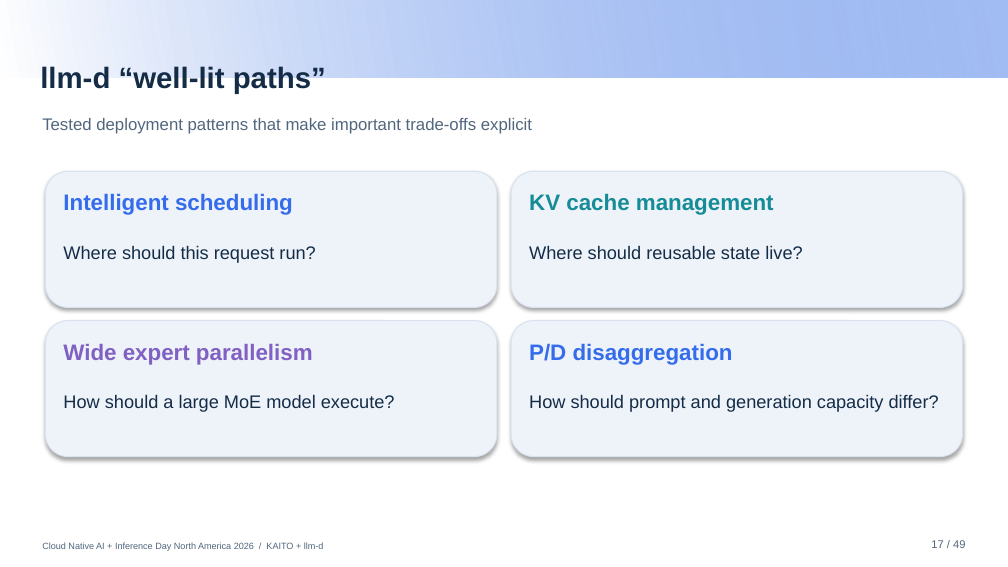
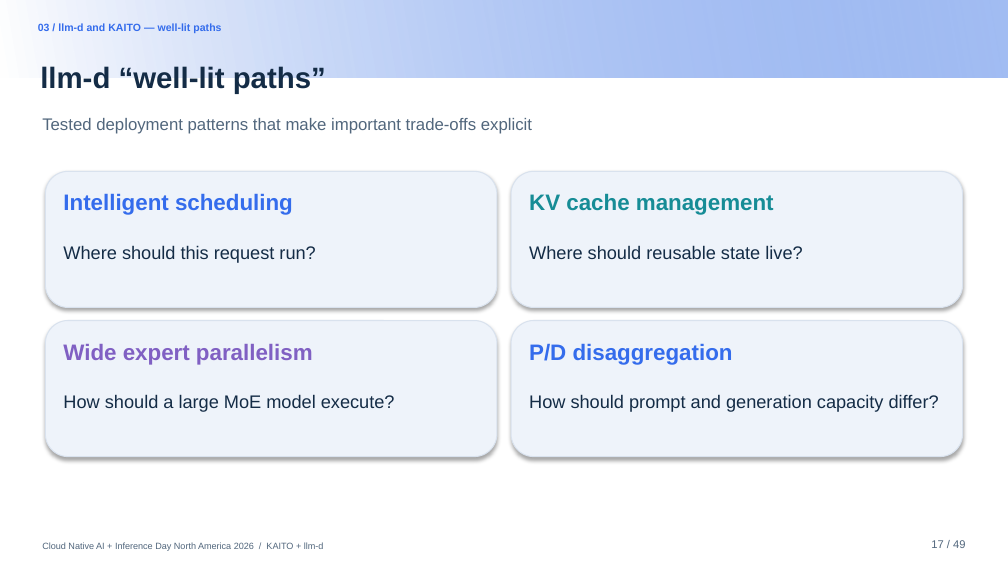
Before and after one commit to andyzhangx/demo, a slide deck: slide 17 of llm/pd-disaggregation/kubecon-na-2026-pd-disaggregation-kaito-llmd.pptx. Drawn at 1008x567 pixels with LibreOffice and Linux fonts; fonts in the diff are those of the drawing; background and template pictures are left out. Boxes give left, top, right and bottom in pixels: in the first picture for what was removed or moved away, otherwise in the second. Text is boxed around its words. In the diff, an @@ line names an element or a change of style, - is before the commit and + after.

```diff
--- a/llm/pd-disaggregation/kubecon-na-2026-pd-disaggregation-kaito-llmd.pptx
+++ b/llm/pd-disaggregation/kubecon-na-2026-pd-disaggregation-kaito-llmd.pptx
@@ text added at (38, 23, 221, 33), 7.5 pt, text #346CEC, bold @@
+03 / llm-d and KAITO — well-lit paths
```
Also in this commit, not shown: 21 other slides changed, 1 slide added, 1 slide removed.
